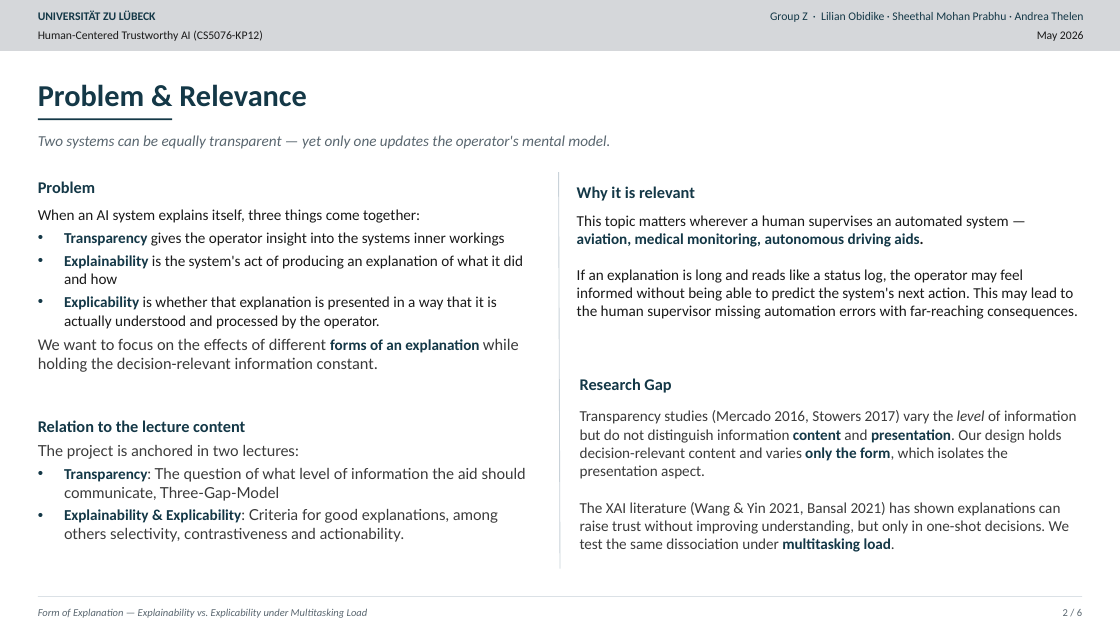
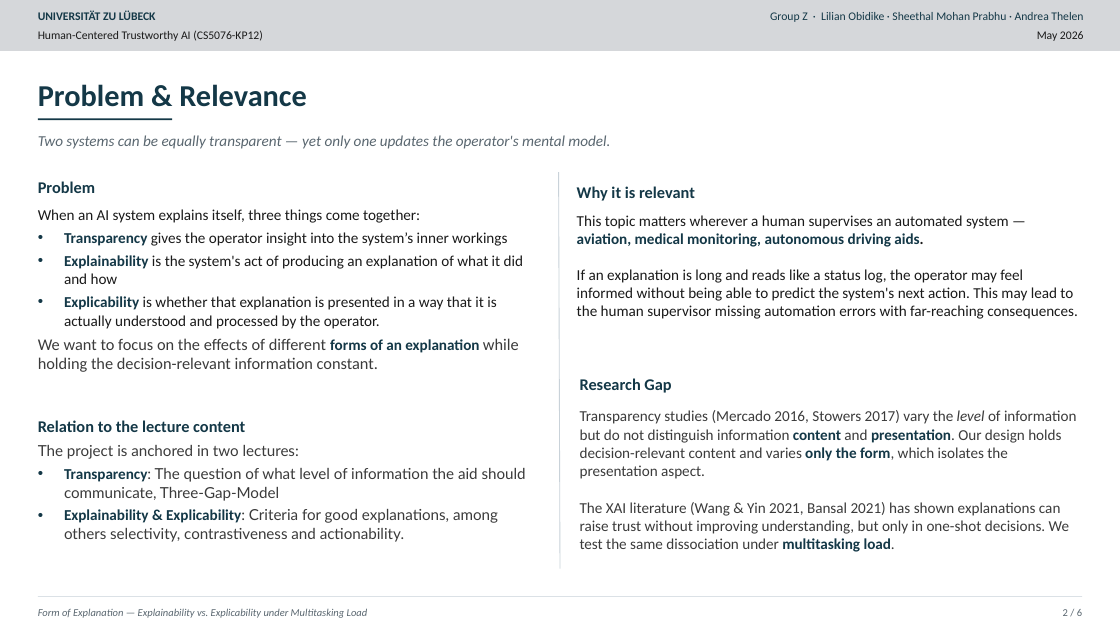
Before and after one commit to AndreaThelen/HumanCenteredAI, a slide deck: slide 2 of Documents/Study.pptx. Drawn at 1120x630 pixels with LibreOffice and Linux fonts; fonts in the diff are those of the drawing. Boxes give left, top, right and bottom in pixels: in the first picture for what was removed or moved away, otherwise in the second. Text is boxed around its words. In the diff, an @@ line names an element or a change of style, - is before the commit and + after.

```diff
--- a/Documents/Study.pptx
+++ b/Documents/Study.pptx
@@ text at [64,232,507,246]: text changed @@
-• Transparency gives the operator insight into the systems inner workings
+• Transparency gives the operator insight into the system’s inner workings
```
Also in this commit, not shown: 4 other slides changed.
